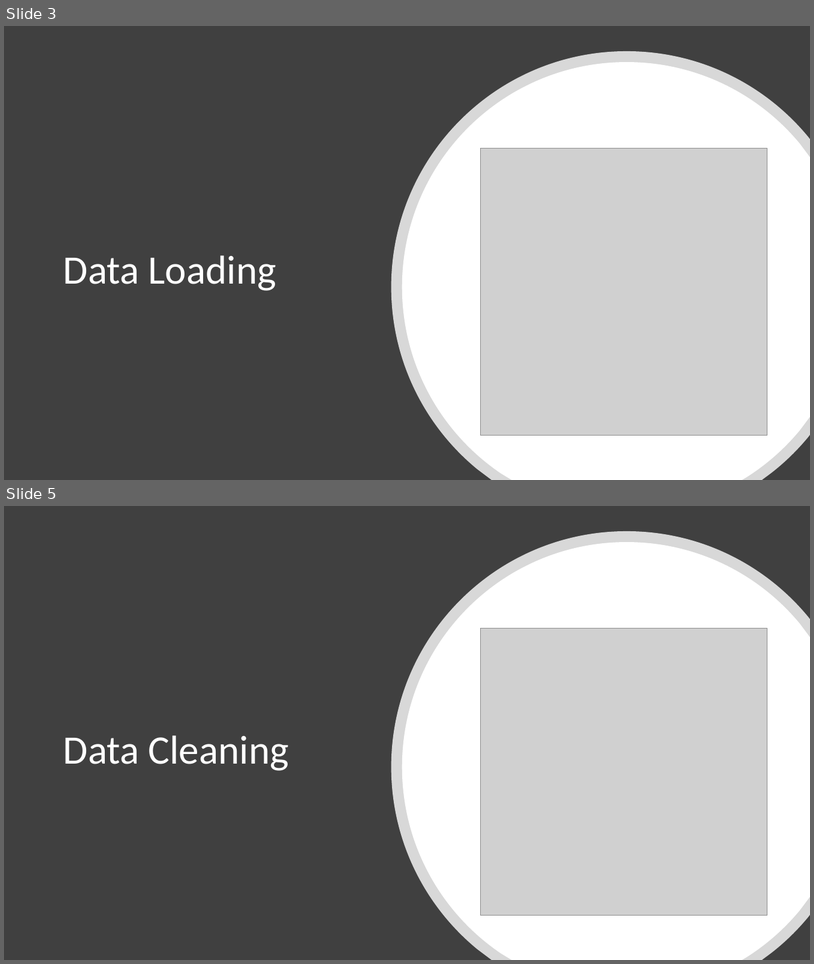
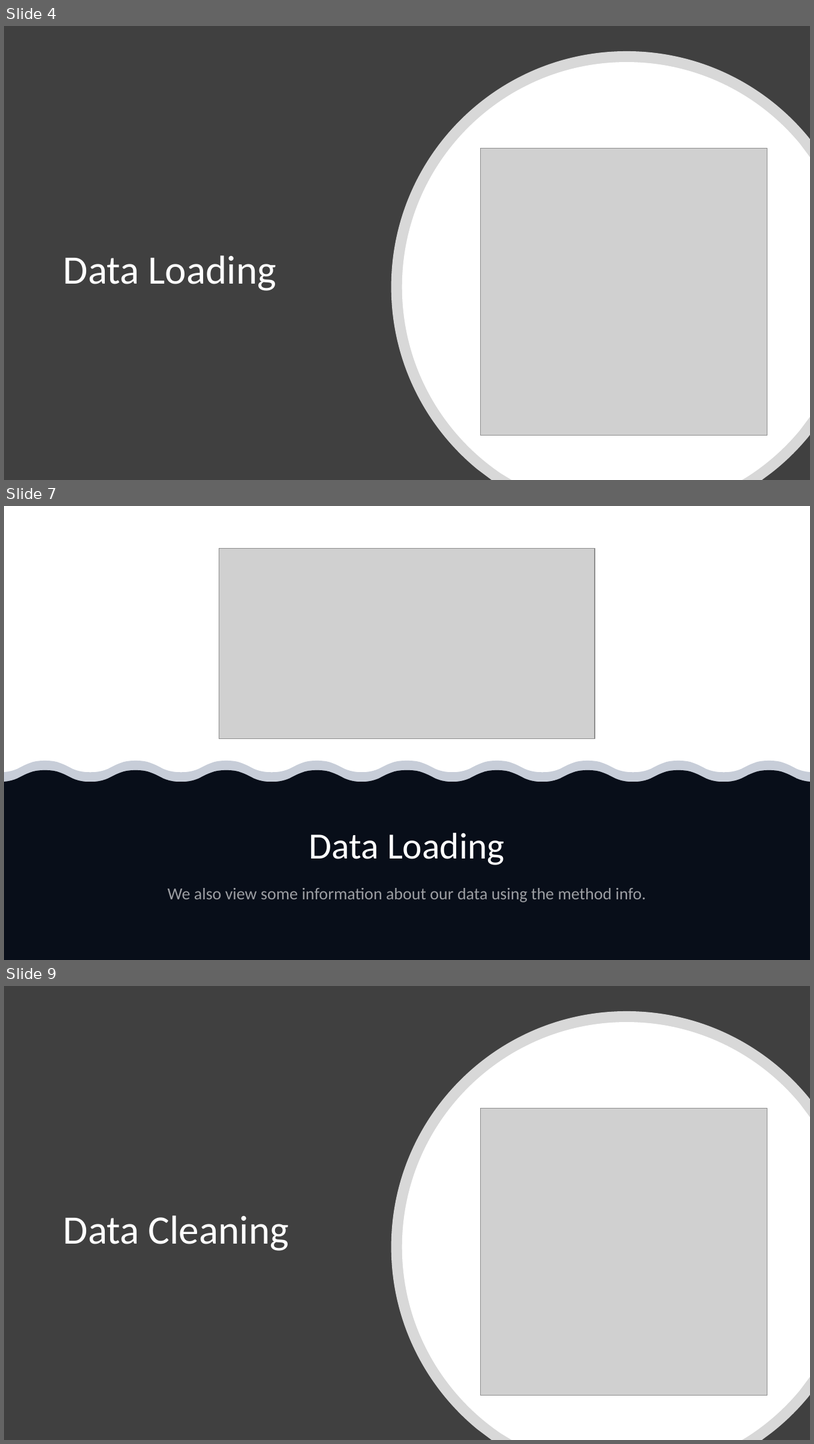
Before and after one commit to Moaaz-Mahmoud/Third-Year-Electrical-Testing-3A, a slide deck: projects-for-the-practical-exam/house-pricing/presentation.pptx. Shown one above the other, each under a label of ours: slides 3 and 5 before the commit, slides 4, 7 and 9 after it; the slides between them are not shown. The pictures are 814x964 and 814x1444 pixels, drawn with LibreOffice and Linux fonts; fonts in the diff are those of the drawing; grey boxes stand for pictures. Boxes give left, top, right and bottom in pixels: in the first picture for what was removed or moved away, otherwise in the second. Text is boxed around its words. In the diff, an @@ line names an element or a change of style, - is before the commit and + after.

```diff
--- a/projects-for-the-practical-exam/house-pricing/presentation.pptx
+++ b/projects-for-the-practical-exam/house-pricing/presentation.pptx
@@ slide 7 added at box(4, 506, 810, 960), background #FFFFFF @@
@@ picture added at box(219, 549, 595, 738) @@
@@ freeform shape added at box(4, 770, 810, 960), fill #000000 @@
@@ freeform shape added at box(4, 760, 810, 960), fill #203864 at 25% opacity @@
@@ title added at box(309, 832, 505, 865), 44 pt, text #FFFFFF @@
+Data Loading
@@ text added at box(168, 888, 647, 902), 20 pt, text #FFFFFF at 60% opacity @@
+We also view some information about our data using the method info.
@@ what was slide 3 is now slide 4 @@
@@ what was slide 5 is now slide 9 @@
```
Also in this commit, not shown: 6 slides changed, 9 other slides added, 2 slides removed, 32 other files.
